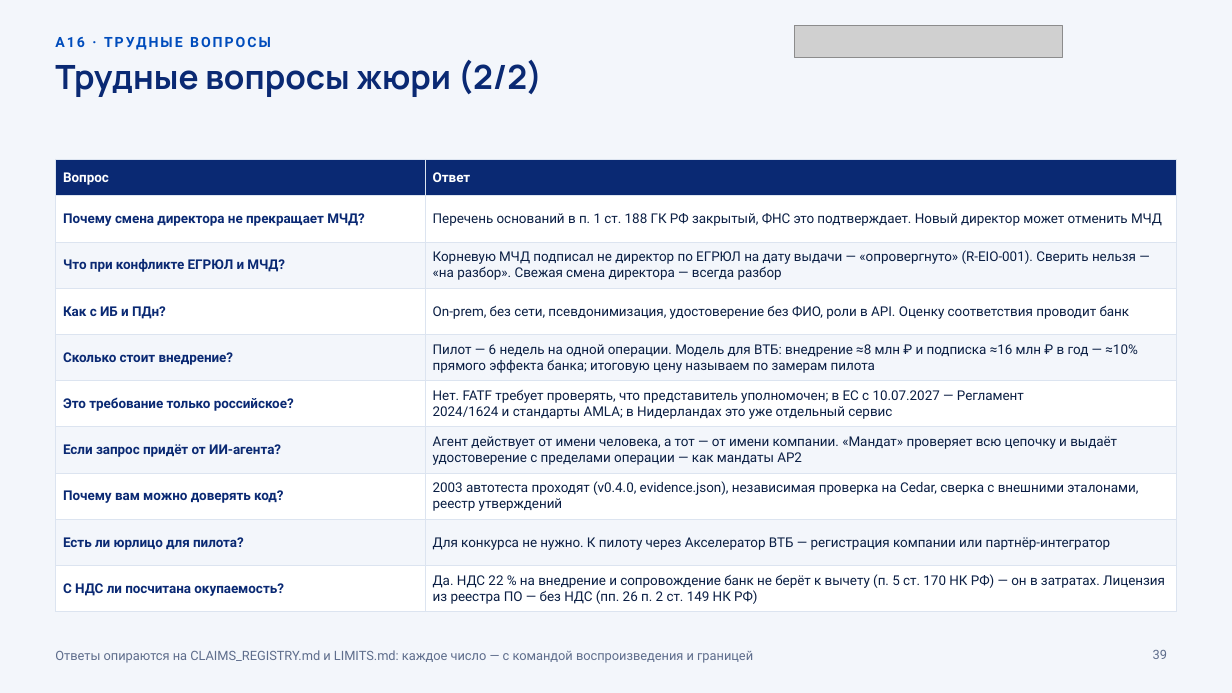
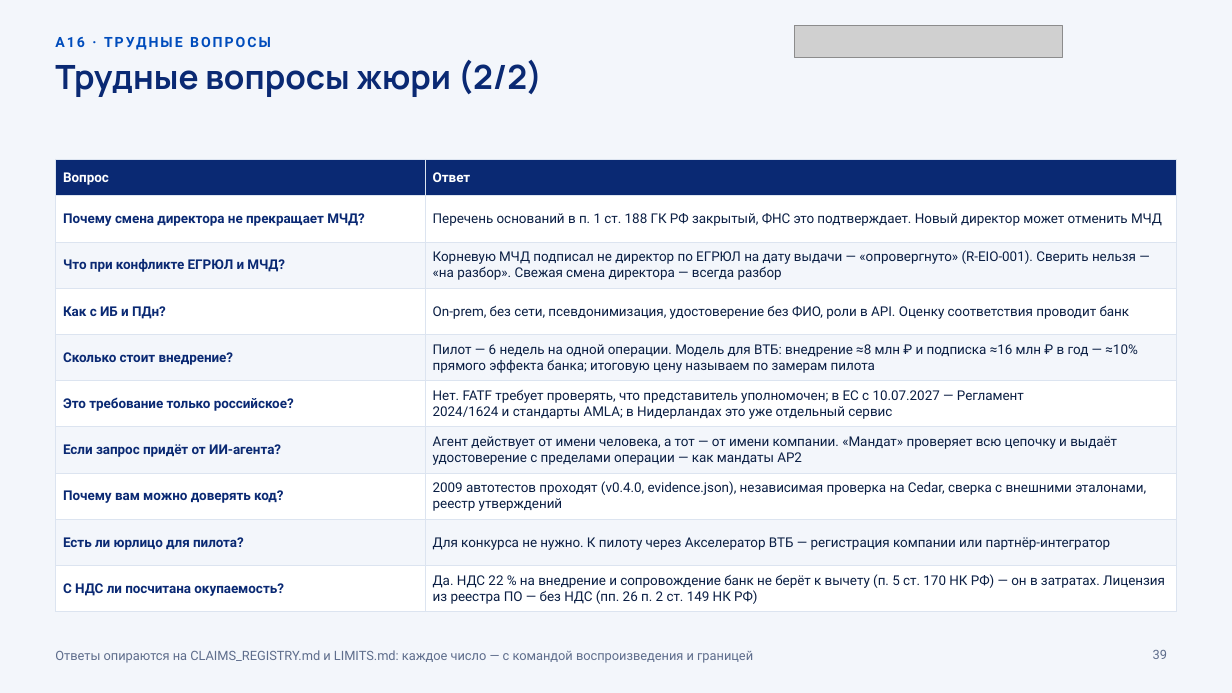
Before and after one commit to KonkovDV/Mandat, a slide deck: slide 39 of submission/slides/Mandat_VTB.pptx. Drawn at 1232x693 pixels with LibreOffice and Linux fonts; fonts in the diff are those of the drawing; grey boxes stand for pictures; background and template pictures are left out. Boxes give left, top, right and bottom in pixels: in the first picture for what was removed or moved away, otherwise in the second. Text is boxed around its words. In the diff, an @@ line names an element or a change of style, - is before the commit and + after.

```diff
--- a/submission/slides/Mandat_VTB.pptx
+++ b/submission/slides/Mandat_VTB.pptx
@@ table at (x1=55, y1=159, x2=1177, y2=608) @@
-row 8, column 2: 2003 автотеста проходят (v0.4.0, evidence.json), независимая проверка на Cedar, сверка с внешними эталонами, реестр утверждений
+row 8, column 2: 2009 автотестов проходят (v0.4.0, evidence.json), независимая проверка на Cedar, сверка с внешними эталонами, реестр утверждений
```
Also in this commit, not shown: 7 other slides changed, 34 other files.
